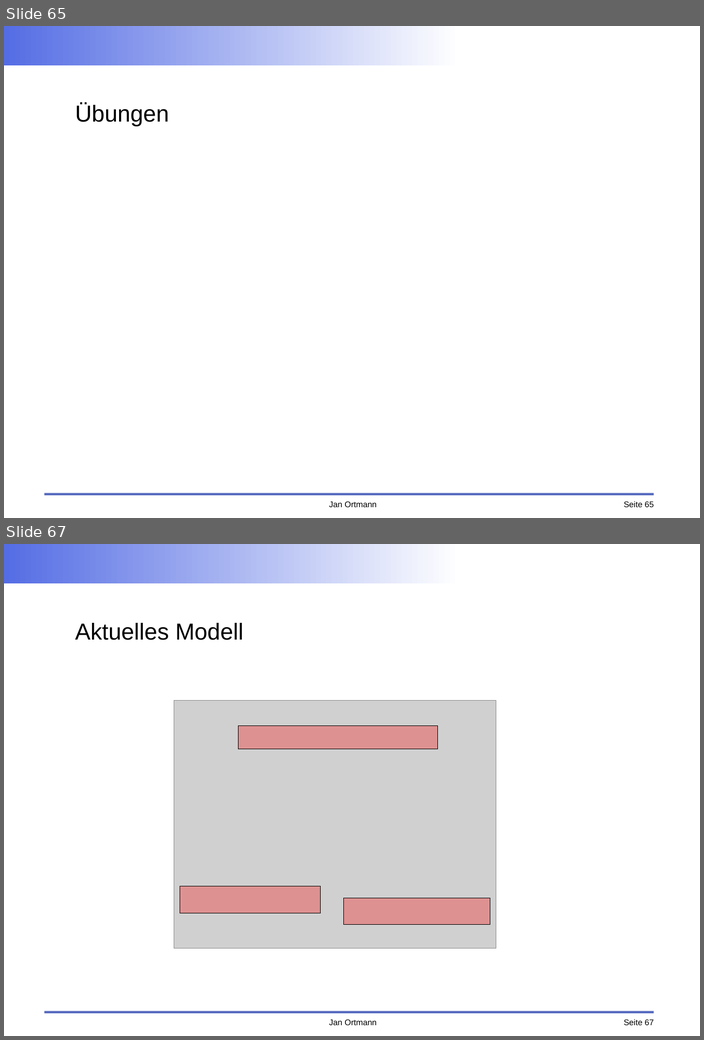
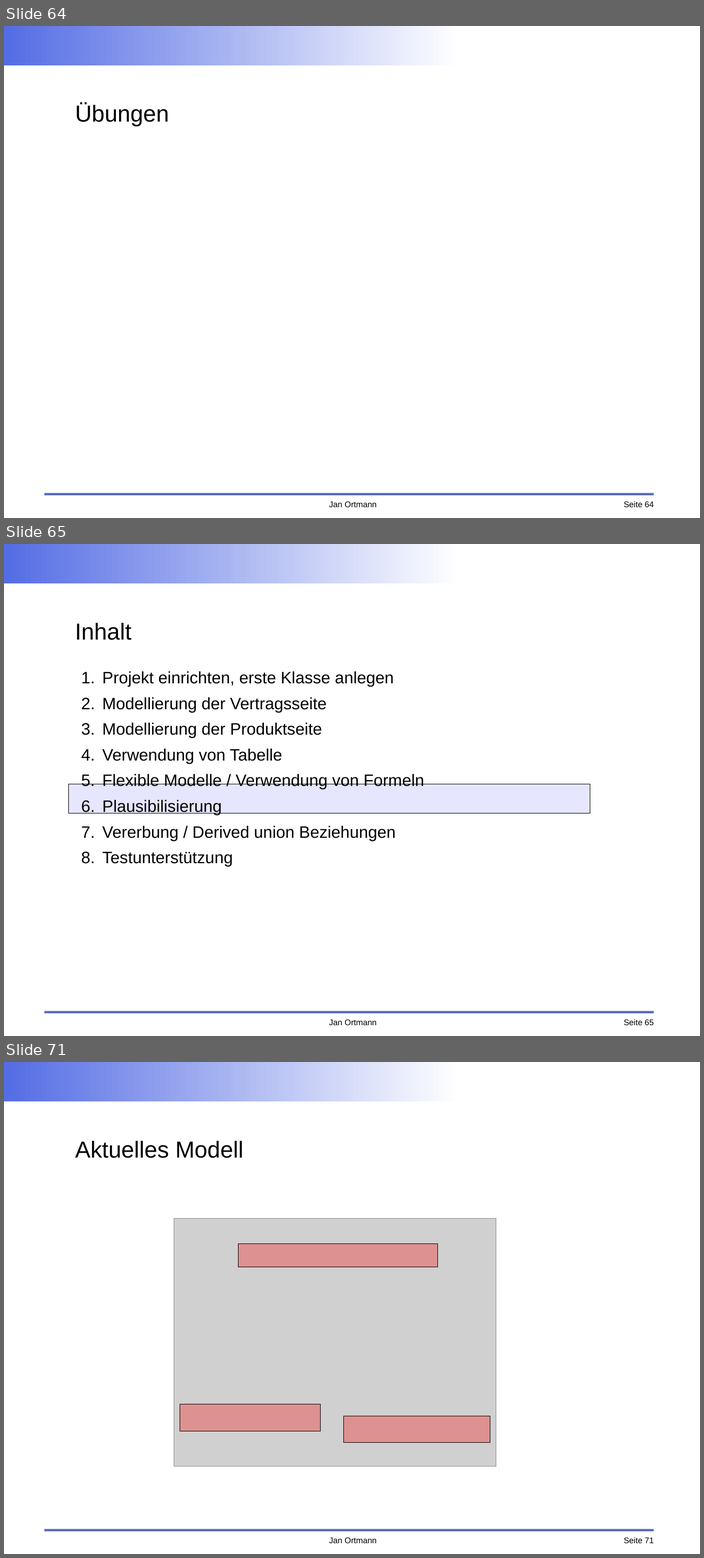
Before and after one commit to faktorips/faktorips.base, a slide deck: org.faktorips.doc/schulung/anwendungsentwicklung/FaktorIPS-Schulung.odp. Shown one above the other, each under a label of ours: slides 65 and 67 before the commit, slides 64, 65 and 71 after it; the slides between them are not shown. The pictures are 704x1040 and 704x1558 pixels, drawn with LibreOffice and Linux fonts; fonts in the diff are those of the drawing; grey boxes stand for pictures; background and template pictures are left out. Boxes give left, top, right and bottom in pixels: in the first picture for what was removed or moved away, otherwise in the second. Text is boxed around its words. In the diff, an @@ line names an element or a change of style, - is before the commit and + after.

```diff
--- a/org.faktorips.doc/schulung/anwendungsentwicklung/FaktorIPS-Schulung.odp
+++ b/org.faktorips.doc/schulung/anwendungsentwicklung/FaktorIPS-Schulung.odp
@@ slide 65 added at (4,544,700,1036), background #FFFFFF; not listed: 4 template elements that a slide beside it also shows @@
@@ title added at (75,623,131,640), 28 pt, text #000000 @@
+Inhalt
@@ text added at (102,671,424,866), 20 pt, text #000000 @@
+1. Projekt einrichten, erste Klasse anlegen
+2. Modellierung der Vertragsseite
+3. Modellierung der Produktseite
+4. Verwendung von Tabelle
+5. Flexible Modelle / Verwendung von Formeln
+6. Plausibilisierung
+7. Vererbung / Derived union Beziehungen
+8. Testunterstützung
@@ rectangle added at (68,784,589,813), fill #E6E6FF, outline #000000 0 pt @@
@@ what was slide 65 is now slide 64 @@
@@ page number at (623,501,654,507): text changed @@
-Seite 65
+Seite 64
@@ what was slide 67 is now slide 71 @@
@@ page number at (623,1537,654,1543): text changed @@
-Seite 67
+Seite 71
```
Also in this commit, not shown: 14 slides changed, 10 other slides added, 1 slide removed, 11 other files.
